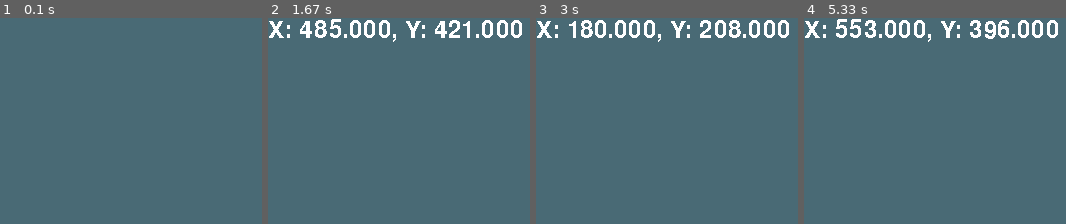
Above: before the commit, frames 1-4 (left to right).
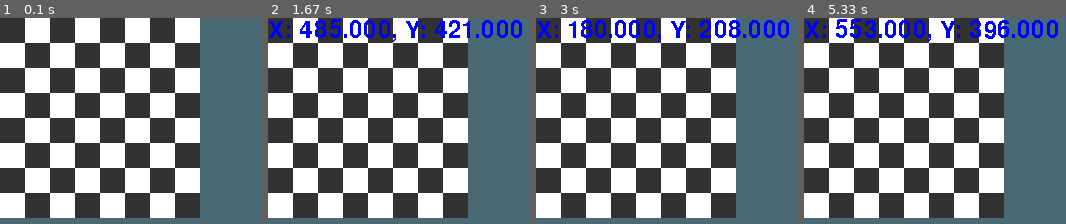
Above: after the commit, the same moments.

Repository: gmclapp/Personal_library
Game: pygame game, started from chess/chess.py
Same seed, same stepped clock (60 frames per second), same inputs: the game is played once before the commit and once after it.
Inputs (mouse positions are in pixels of both pictures, inside the frame that each line leads up to):
- Up to frame 1 (0.1 s): no input
- Up to frame 2 (1.67 s): press the mouse at (outside the picture) at 0.37 s; move the mouse to (outside the picture) at 0.47 s; release the mouse at (outside the picture) at 0.6 s; press the mouse at (outside the picture) at 0.7 s; move the mouse to (outside the picture) at 0.8 s; release the mouse at (outside the picture) at 0.93 s; press the mouse at (outside the picture) at 1.03 s; move the mouse to (outside the picture) at 1.13 s; release the mouse at (outside the picture) at 1.27 s; press the mouse at (outside the picture) at 1.37 s; move the mouse to (outside the picture) at 1.47 s; release the mouse at (outside the picture) at 1.6 s
- Up to frame 3 (3 s): press the mouse at (outside the picture) at 1.7 s; move the mouse to (outside the picture) at 1.8 s; release the mouse at (outside the picture) at 1.93 s; press the mouse at (outside the picture) at 2.03 s; move the mouse to (outside the picture) at 2.13 s; release the mouse at (outside the picture) at 2.27 s; press the mouse at (outside the picture) at 2.37 s; move the mouse to (outside the picture) at 2.47 s; release the mouse at (outside the picture) at 2.6 s; press the mouse at (outside the picture) at 2.7 s; move the mouse to (outside the picture) at 2.8 s; release the mouse at (outside the picture) at 2.93 s
- Up to frame 4 (5.33 s): press the mouse at (outside the picture) at 3.03 s; move the mouse to (outside the picture) at 3.13 s; release the mouse at (outside the picture) at 3.27 s; press the mouse at (outside the picture) at 3.37 s; move the mouse to (outside the picture) at 3.47 s; release the mouse at (outside the picture) at 3.6 s; press the mouse at (outside the picture) at 3.7 s; move the mouse to (outside the picture) at 3.8 s; release the mouse at (outside the picture) at 3.93 s; press the mouse at (outside the picture) at 4.03 s; move the mouse to (outside the picture) at 4.13 s; release the mouse at (outside the picture) at 4.27 s; press the mouse at (outside the picture) at 4.37 s; move the mouse to (outside the picture) at 4.47 s; release the mouse at (outside the picture) at 4.6 s; press the mouse at (outside the picture) at 4.7 s; move the mouse to (outside the picture) at 4.8 s; release the mouse at (outside the picture) at 4.93 s; press the mouse at (outside the picture) at 5.03 s; move the mouse to (outside the picture) at 5.13 s; release the mouse at (outside the picture) at 5.27 s

The runs differ from the first frame. In frame 1, 74% of the frame differs, in the area x 0-77%, y 0-98%; in frame 2, 75%; in frame 3, 75%; in frame 4, 75%, in the area x 0-97%, y 0-98%.

Commit message:
Render the board

Diff:
--- a/chess/chess.py
+++ b/chess/chess.py
@@ -8,14 +8,28 @@
     def __init__(self):
         self.dark_color = (50, 50, 50)
         self.light_color = (255, 255, 255)
+
         self.square_size = 25
-        self.light_square = pygame.Surface()
-        self.board = pygame.Surface()
-        for i in range(64):
-            self.board.blit(pygame.rect(0,0))
 
-    def draw(self, screen, location, size):
-        pass
+        self.light_square = pygame.Surface((self.square_size,self.square_size))
+        self.light_square.fill(self.light_color)
+
+        self.board_size = self.square_size*8
+        self.board = pygame.Surface((self.board_size,self.board_size))
+        self.board.fill(self.dark_color)
+
+        for i in range(32):
+            if int(i/4)%2:
+                self.board.blit(self.light_square,
+                                (2*self.square_size*(i%4),
+                                 self.square_size*int(i/4)))
+            else:
+                self.board.blit(self.light_square,
+                                (2*self.square_size*(i%4) + self.square_size,
+                                 self.square_size*int(i/4)))
+
+    def draw(self, screen):
+        screen.blit(self.board, (0,0))
 
 
 
@@ -30,7 +44,7 @@
     screen_bg = (73, 106, 117) # grey
 
     msg = ''
-    msg_color = (255, 255, 255) # white
+    msg_color = (0, 0, 255) # blue
 
     # Create a Font object with a font of size 24 points
     fontObj = pygame.font.Font('freesansbold.ttf', 24)
@@ -47,16 +61,14 @@
     # create a surface on screen that has the size of 240 x 180
     screen = pygame.display.set_mode((screen_wid,screen_hgt))
 
+    # create board surface
+    Board = board()
+
     # define a variable to control the main loop
     running = True
 
     # main loop
     while running:
-        #Fill the screen surface object with the specified color
-        screen.fill(screen_bg)
-        msgBox = fontObj.render(msg, False, msg_color)
-        screen.blit(msgBox, (0,0))
-
         # event handling, gets all event from the eventqueue
         for event in pygame.event.get():
             # only do something if the event is of type QUIT
@@ -68,8 +80,16 @@
                 mx, my = event.pos
                 msg = ('X: %.3f, Y: %.3f' %(mx, my))
 
+        #Fill the screen surface object with the specified color
+        screen.fill(screen_bg)
+
+        # Render the board
+        Board.draw(screen)
+        msgBox = fontObj.render(msg, False, msg_color)
+        screen.blit(msgBox, (0,0))
+
         # Draw the window to the screen
-        pygame.display.update()
+        pygame.display.flip()
 
         # Wait long enough to reduce the FPS to 60fps
         fpsClock.tick(60)
